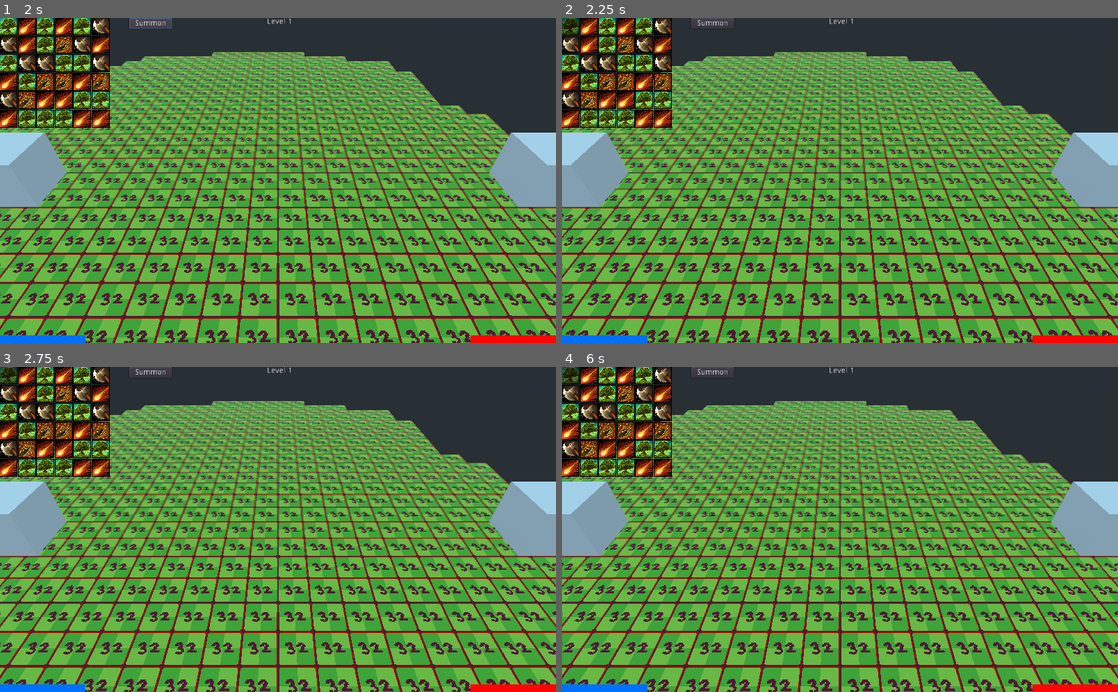
Above: before the commit, frames 1-4 (two rows, left to right).
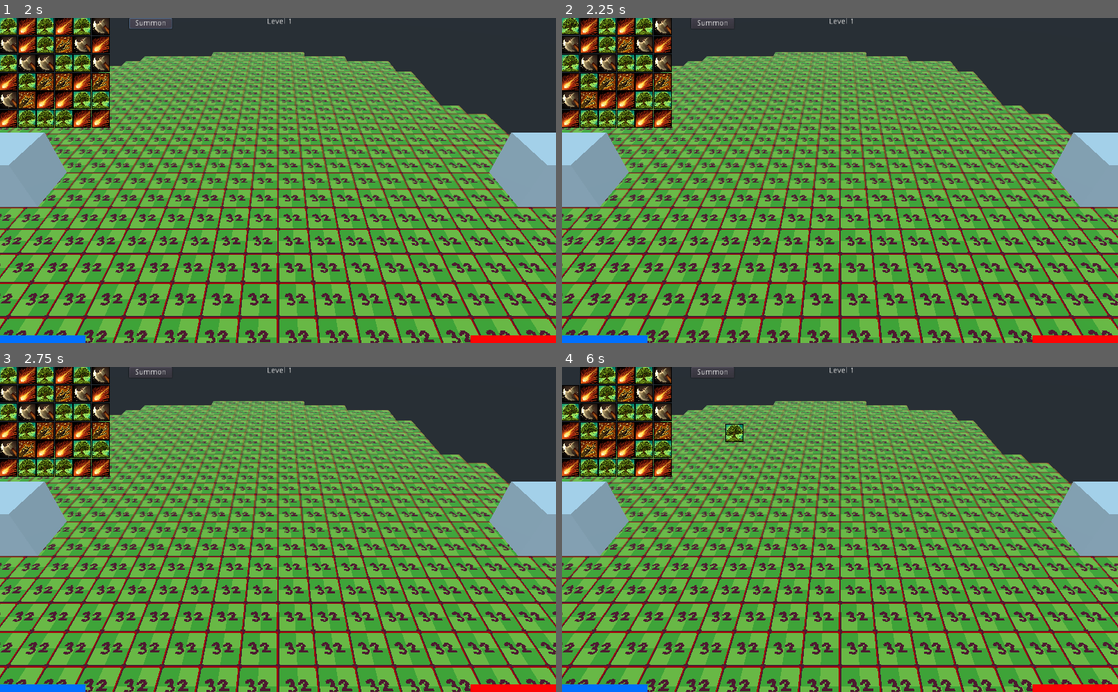
Above: after the commit, the same moments.

Repository: VPJPeltonen/Puzzlejam
Game: Godot game, scene res://src/scenes/Main.tscn
The game is run twice, just before and just after one commit, with the same random seed, the same clock (stepped at 60 frames per second) and the same inputs.
Inputs (mouse positions are in pixels of both pictures, inside the frame that each line leads up to):
- Up to frame 1 (2 s): click "Start" at 0.5 s; click "Summon" at 1.25 s
- Up to frame 2 (2.25 s): click (573, 27) at 2.02 s
- Up to frame 3 (2.75 s): no input
- Up to frame 4 (6 s): click "Summon" at 2.75 s; click (573, 376) at 3.52 s; click "Summon" at 4.25 s; click (573, 376) at 5.02 s; tap Enter at 5.75 s; move the mouse to (962, 513) at 5.77 s

Frame 1 is identical in both runs. In frame 2, 0.1% of the frame differs, in the area x 0-4%, y 0-6%; in frame 3, 0.1%; in frame 4, 0.3%, in the area x 0-33%, y 0-24%.

Commit message:
sliding tiles with mouse works

Diff:
--- a/src/scenes/tiles/Tile.tscn
+++ b/src/scenes/tiles/Tile.tscn
@@ -59,4 +59,7 @@
 __meta__ = {
 "_edit_use_anchors_": false
 }
+[connection signal="focus_exited" from="." to="." method="_on_Tile_focus_exited"]
+[connection signal="button_down" from="TextureButton" to="." method="_on_TextureButton_button_down"]
+[connection signal="button_up" from="TextureButton" to="." method="_on_TextureButton_button_up"]
 [connection signal="pressed" from="TextureButton" to="." method="_on_TextureButton_pressed"]
--- a/src/scripts/Tile.gd
+++ b/src/scripts/Tile.gd
@@ -24,11 +24,17 @@
 var target_pos: Vector2
 var slide_speed: float = 5.0
 
+var mouse_follow: bool = false
+
 func _process(delta):
-	if moving:
-		rect_position = rect_position.linear_interpolate(target_pos,slide_speed*delta)
-		if rect_position == target_pos:
-			moving = false
+	if mouse_follow:
+		rect_position = Vector2(get_global_mouse_position().x-16,get_global_mouse_position().y-16)
+		return
+	#if moving:
+	rect_position = rect_position.linear_interpolate(target_pos,slide_speed*delta)
+	if rect_position == target_pos:
+		moving = false
+
 
 func set_type(newtype: String) -> void:
 	$ColorRect.color = Color(0,0,0)
@@ -48,7 +54,7 @@
 	var data = {}
 	data.x = x
 	data.y = y
-	data.pos = rect_position
+	data.pos = target_pos
 	return data
 
 func set_data(data: Dictionary) -> void:
@@ -96,6 +102,26 @@
 	print("x:" + str(x) + " y:" + str(y) + " type:" + type)
 	if $TextureButton.pressed:
 		$TextureButton.modulate = Color(0.5,0.5,0.5)
-		get_parent().button_clicked(self)
+		#get_parent().button_clicked(self)
 	else:
 		$TextureButton.modulate = Color(1,1,1)
+
+func _on_TextureButton_button_down():
+	$TextureButton.modulate = Color(0.5,0.5,0.5)
+	mouse_follow = true
+
+func _on_TextureButton_button_up():
+	mouse_follow = false
+	$TextureButton.modulate = Color(1,1,1)
+	var x_dif = target_pos.x - rect_position.x
+	var y_dif = target_pos.y - rect_position.y
+	if abs(x_dif) < abs(y_dif):
+		if y_dif < 0:
+			get_parent().tile_slide(self,"down")
+		else:
+			get_parent().tile_slide(self,"up")
+	else:
+		if x_dif < 0:
+			get_parent().tile_slide(self,"right")
+		else:
+			get_parent().tile_slide(self,"left")
--- a/src/scripts/TileGrid.gd
+++ b/src/scripts/TileGrid.gd
@@ -40,6 +40,7 @@
 			var new_tile = tile.instance()
 			add_child(new_tile)
 			new_tile.rect_position = Vector2(x*tile_size,y*tile_size)
+			new_tile.target_pos = Vector2(x*tile_size,y*tile_size)
 			new_tile.x = x
 			new_tile.y = y
 			grid[x][y] = new_tile
@@ -81,6 +82,38 @@
 		for tile in active_tiles:
 			tile.clear_pressed()
 		active_tiles.clear()
+
+func tile_slide(button: Object,dir: String) -> void:
+	active_tiles.append(button)
+	var tile_1 = active_tiles[0].get_data()
+	match dir:
+		"up":
+			if tile_1.y-1 < 0:
+				return
+			active_tiles.append(grid[tile_1.x][tile_1.y-1])
+		"right":
+			if tile_1.x+1 > width-1:
+				return
+			active_tiles.append(grid[tile_1.x+1][tile_1.y])
+		"down":
+			if tile_1.y+1 > height-1:
+				return
+			active_tiles.append(grid[tile_1.x][tile_1.y+1])
+		"left":
+			if tile_1.x-1 < 0:
+				return
+			active_tiles.append(grid[tile_1.x-1][tile_1.y])
+	var tile_2 = active_tiles[1].get_data()
+	if is_valid(tile_1,tile_2):
+		$moveSound.play()
+		active_tiles[0].set_data(tile_2)
+		active_tiles[1].set_data(tile_1)
+		grid[tile_1.x][tile_1.y] = active_tiles[1]
+		grid[tile_2.x][tile_2.y] = active_tiles[0]
+		check_for_units([tile_2,tile_2])
+	for tile in active_tiles:
+		tile.clear_pressed()
+	active_tiles.clear()
 
 func is_valid(tile_1: Dictionary,tile_2: Dictionary) -> bool:
 	if tile_1.x == tile_2.x: # same row
